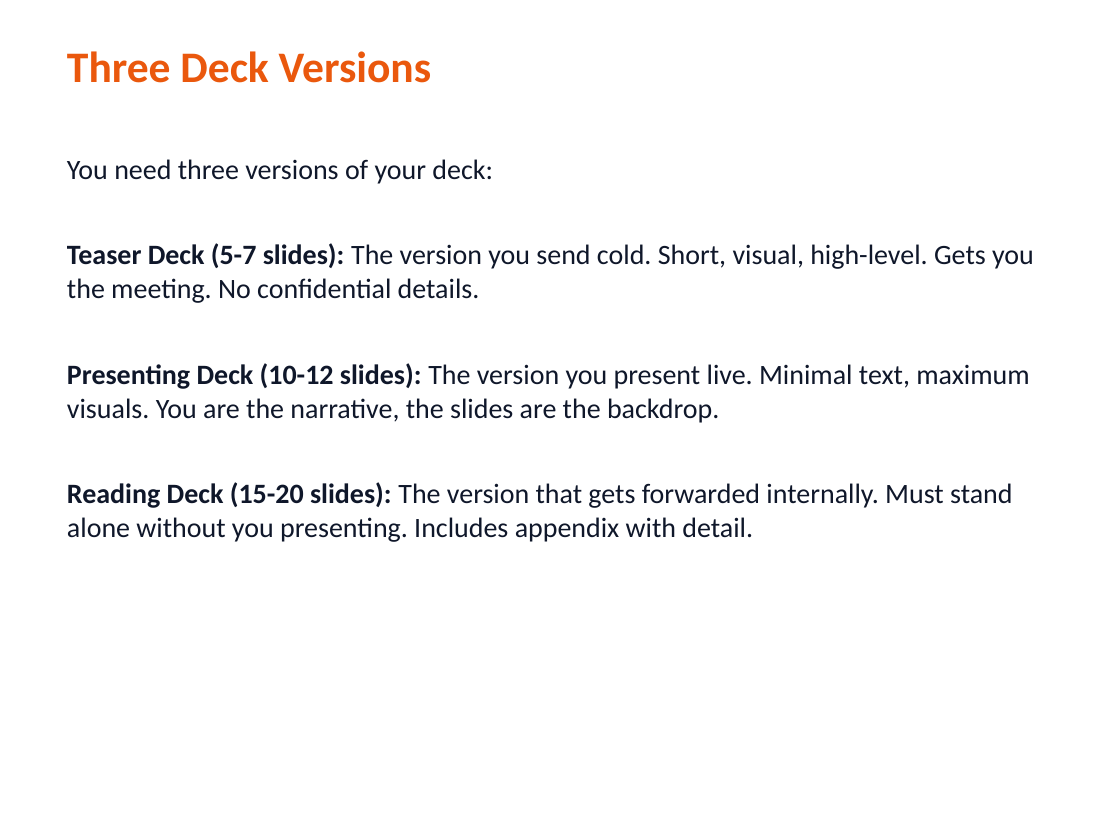
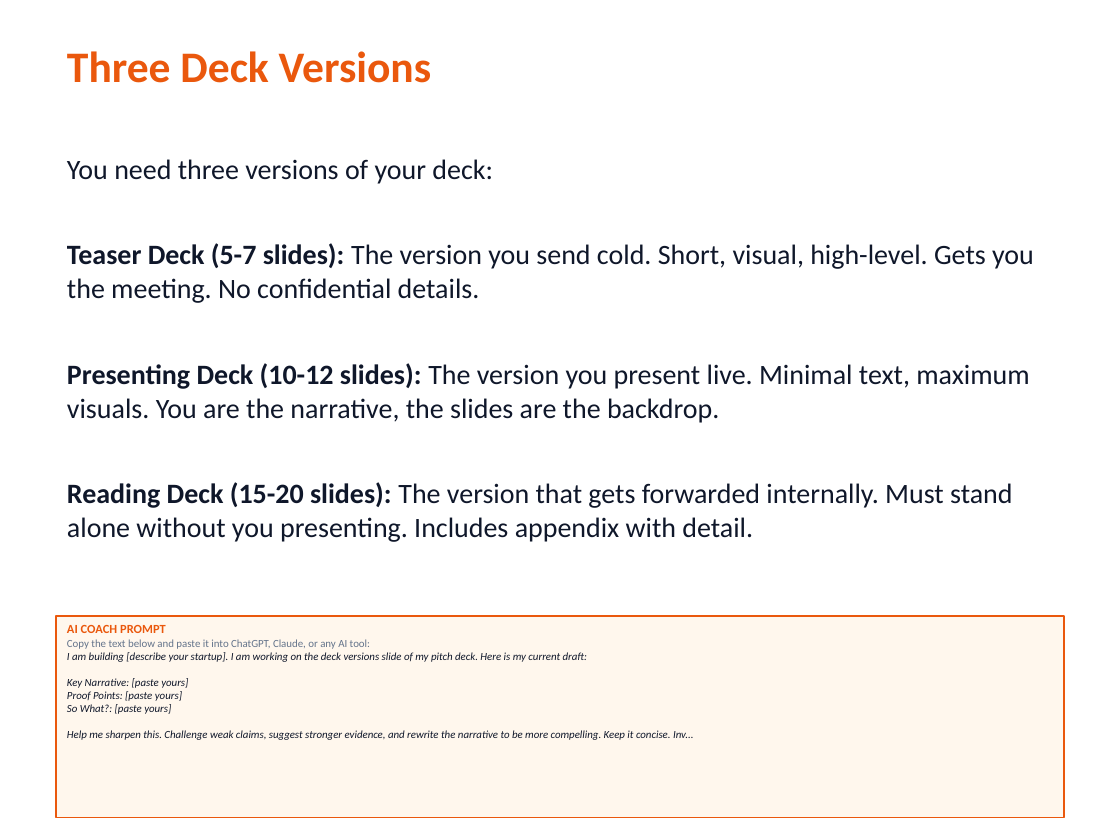
Before and after one commit to TheGinjaNinja/gnv-fundraising-workshop, a slide deck: slide 12 of low-tech/deck-building.pptx. Drawn at 1120x840 pixels with LibreOffice and Linux fonts; fonts in the diff are those of the drawing. Boxes give left, top, right and bottom in pixels: in the first picture for what was removed or moved away, otherwise in the second. Text is boxed around its words. In the diff, an @@ line names an element or a change of style, - is before the commit and + after.

```diff
--- a/low-tech/deck-building.pptx
+++ b/low-tech/deck-building.pptx
@@ rectangle added at (56,616,1064,818), fill #FFF7ED, outline #EA580D 1 pt, 7 pt, text #0F172A, italic @@
+AI COACH PROMPT
+Copy the text below and paste it into ChatGPT, Claude, or any AI tool:
+I am building [describe your startup]. I am working on the deck versions slide of my pitch deck. Here is my current draft:
+Key Narrative: [paste yours]
+Proof Points: [paste yours]
+So What?: [paste yours]
+Help me sharpen this. Challenge weak claims, suggest stronger evidence, and rewrite the narrative to be more compelling. Keep it concise. Inv...
```
Also in this commit, not shown: 11 other slides changed, 3 other files.
